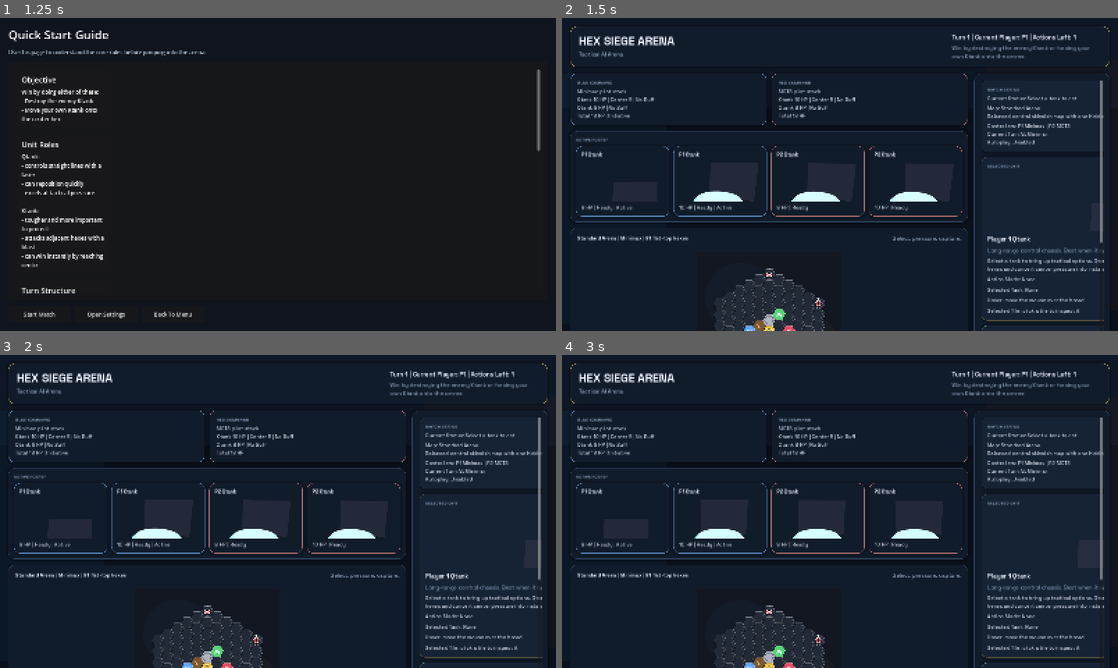
Above: before the commit, frames 1-4 (two rows, left to right).
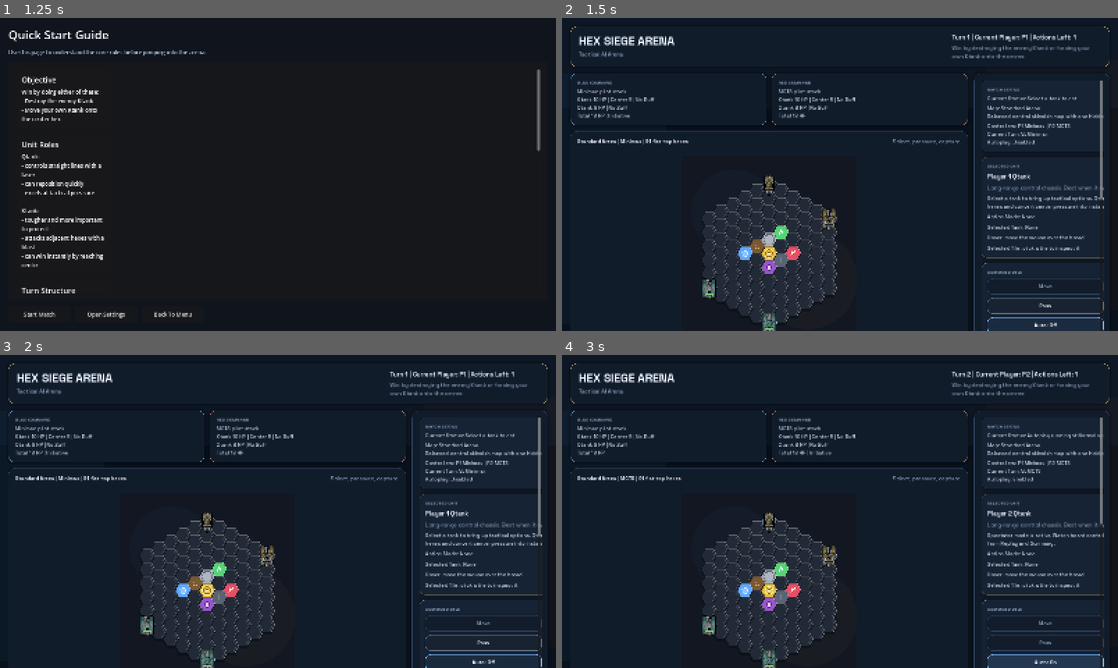
Above: after the commit, the same moments.

Repository: Arvi-Saleque/Hex-Siege-Arena
Game: Godot game, scene res://scenes/boot/boot.tscn
Two runs of this game, one before a commit and one after it. Both use one fixed random seed, a clock stepped at 60 frames per second and the inputs below. Sound files missing from this copy of the repository are replaced by a short silence.
Inputs (mouse positions are in pixels of both pictures, inside the frame that each line leads up to):
- Up to frame 1 (1.25 s): click "Quick Start Guide" at 0.5 s
- Up to frame 2 (1.5 s): click "Start Match" at 1.25 s
- Up to frame 3 (2 s): no input
- Up to frame 4 (3 s): click (1045, 642) at 2 s, where only the run after the commit has a clickable "Pass"; click (1045, 661) at 2.75 s, where only the run after the commit has a clickable "Auto: Off"

Frame 1 is identical in both runs. In frame 2, 8.4% of the frame differs, in the area x 1-98%, y 38-100%; in frame 3, 8.4%; in frame 4, 9.2%, in the area x 1-98%, y 4-100%.

Commit message:
polish: move tank visuals onto board with png sprites

Diff:
--- a/scripts/board/board_debug_view.gd
+++ b/scripts/board/board_debug_view.gd
@@ -6,6 +6,32 @@
 signal cell_clicked(coord_key: String)
 
 const BOARD_FONT := preload("res://assets/fonts/space_grotesk/SpaceGrotesk-SemiBold.ttf")
+const TANK_SPRITES := {
+	"1_0": {
+		"track": preload("res://assets/art/tanks2d/p1_qtrack.png"),
+		"hull": preload("res://assets/art/tanks2d/p1_qhull.png"),
+		"gun": preload("res://assets/art/tanks2d/p1_qgun.png"),
+		"scale": 0.34,
+	},
+	"1_1": {
+		"track": preload("res://assets/art/tanks2d/p1_ktrack.png"),
+		"hull": preload("res://assets/art/tanks2d/p1_khull.png"),
+		"gun": preload("res://assets/art/tanks2d/p1_kgun.png"),
+		"scale": 0.36,
+	},
+	"2_0": {
+		"track": preload("res://assets/art/tanks2d/p2_qtrack.png"),
+		"hull": preload("res://assets/art/tanks2d/p2_qhull.png"),
+		"gun": preload("res://assets/art/tanks2d/p2_qgun.png"),
+		"scale": 0.34,
+	},
+	"2_1": {
+		"track": preload("res://assets/art/tanks2d/p2_ktrack.png"),
+		"hull": preload("res://assets/art/tanks2d/p2_khull.png"),
+		"gun": preload("res://assets/art/tanks2d/p2_kgun.png"),
+		"scale": 0.36,
+	},
+}
 
 const COLOR_BY_TYPE := {
 	GameTypes.CellType.EMPTY: Color("232a37"),
@@ -388,25 +414,26 @@
 		var center: Vector2 = _tile_center(tank_cell) if tank_cell != null else tank.position.to_world_flat(hex_size)
 		var player_color: Color = _player_primary_color(tank.owner_id)
 		var accent_color: Color = _player_accent_color(tank.owner_id)
-		draw_colored_polygon(_ellipse_points(center + Vector2(0, 15), Vector2(18, 8), 20), Color(0.03, 0.05, 0.08, 0.4))
+		draw_colored_polygon(_ellipse_points(center + Vector2(0, 16), Vector2(20, 8), 20), Color(0.03, 0.05, 0.08, 0.4))
 		if tank.owner_id == game_state.current_player:
-			draw_arc(center, 20.0, 0.0, TAU, 40, player_color.lerp(Color.WHITE, 0.2), 2.5, true)
+			draw_arc(center + Vector2(0, 6), 22.0, 0.0, TAU, 40, player_color.lerp(Color.WHITE, 0.2), 2.5, true)
 		if tank.actor_id() == selected_actor_id:
-			draw_circle(center, 19.0, player_color.lerp(Color.WHITE, 0.4))
-		if tank.tank_type == GameTypes.TankType.QTANK:
-			_draw_qtank(center, player_color, accent_color)
-		else:
-			_draw_ktank(center, player_color, accent_color)
+			draw_circle(center + Vector2(0, 6), 20.0, player_color.lerp(Color.WHITE, 0.22))
+		_draw_tank_sprite(center, tank)
 
 		if font != null:
-			var label: String = "Q" if tank.tank_type == GameTypes.TankType.QTANK else "K"
-			draw_string(font, center + Vector2(-9, 26), "%s%d" % [label, tank.owner_id], HORIZONTAL_ALIGNMENT_LEFT, -1.0, 13, Color.WHITE)
-			draw_string(font, center + Vector2(-10, -23), "%d" % tank.hp, HORIZONTAL_ALIGNMENT_LEFT, -1.0, 13, Color("f5f7fb"))
+			draw_string(font, center + Vector2(-10, -27), "%d" % tank.hp, HORIZONTAL_ALIGNMENT_LEFT, -1.0, 13, Color("f5f7fb"))
+			draw_string(font, center + Vector2(-10, 29), "P%d" % tank.owner_id, HORIZONTAL_ALIGNMENT_LEFT, -1.0, 12, accent_color)
 
 		if tank.active_buff != GameTypes.BuffType.NONE:
 			var buff_color: Color = _buff_color(tank.active_buff)
 			draw_circle(center + Vector2(13, -13), 5.0, buff_color)
 			draw_circle(center + Vector2(13, -13), 2.0, Color("10141c"))
+
+		var bar_width: float = 34.0
+		var bar_origin: Vector2 = center + Vector2(-bar_width * 0.5, 24)
+		draw_rect(Rect2(bar_origin, Vector2(bar_width, 5)), Color(0.05, 0.08, 0.12, 0.85))
+		draw_rect(Rect2(bar_origin + Vector2.ONE, Vector2((bar_width - 2.0) * float(tank.hp) / maxf(float(tank.max_hp), 1.0), 3)), Color("70df6e"))
 
 
 func _draw_effects() -> void:
@@ -521,6 +548,37 @@
 			]), Color("c6ffdb"), 2.2, true)
 		_:
 			pass
+
+
+func _draw_tank_sprite(center: Vector2, tank: TankData) -> void:
+	var sprite_set: Dictionary = TANK_SPRITES.get(tank.actor_id(), {})
+	if sprite_set.is_empty():
+		var player_color: Color = _player_primary_color(tank.owner_id)
+		var accent_color: Color = _player_accent_color(tank.owner_id)
+		if tank.tank_type == GameTypes.TankType.QTANK:
+			_draw_qtank(center, player_color, accent_color)
+		else:
+			_draw_ktank(center, player_color, accent_color)
+		return
+
+	var scale_value: float = float(sprite_set.get("scale", 0.34))
+	var track_texture: Texture2D = sprite_set.get("track", null) as Texture2D
+	var hull_texture: Texture2D = sprite_set.get("hull", null) as Texture2D
+	var gun_texture: Texture2D = sprite_set.get("gun", null) as Texture2D
+
+	if track_texture != null:
+		_draw_centered_texture(track_texture, center + Vector2(0, 4), scale_value)
+	if hull_texture != null:
+		_draw_centered_texture(hull_texture, center + Vector2(0, 1), scale_value)
+	if gun_texture != null:
+		_draw_centered_texture(gun_texture, center + Vector2(0, -2), scale_value)
+
+
+func _draw_centered_texture(texture: Texture2D, center: Vector2, scale_value: float) -> void:
+	var texture_size: Vector2 = texture.get_size()
+	var draw_size: Vector2 = texture_size * scale_value
+	var draw_rect_value := Rect2(center - draw_size * 0.5, draw_size)
+	draw_texture_rect(texture, draw_rect_value, false)
 
 
 func _draw_qtank(center: Vector2, player_color: Color, accent_color: Color) -> void:
--- a/scripts/ui/match_root.gd
+++ b/scripts/ui/match_root.gd
@@ -18,17 +18,9 @@
 const COLOR_ATTACK := Color("ff9272")
 const COLOR_P1 := Color("77b8ff")
 const COLOR_P2 := Color("ff8a76")
-const MODEL_PATHS := {
-	"1_0": "res://assets/art/tanks/p1_qtank.glb",
-	"1_1": "res://assets/art/tanks/p1_ktank.glb",
-	"2_0": "res://assets/art/tanks/p2_qtank.glb",
-	"2_1": "res://assets/art/tanks/p2_ktank.glb",
-}
-
 var _game_state: GameState
 var _board_view: BoardDebugView
 var _board_holder: Control
-var _selected_model_view: TankModelView
 var _selected_model_name_label: Label
 var _selected_model_role_label: Label
 var _hover_label: Label
@@ -61,9 +53,6 @@
 var _history_list: ItemList
 var _history_detail_label: Label
 var _autoplay_timer: Timer
-var _roster_panels: Dictionary = {}
-var _roster_model_views: Dictionary = {}
-var _roster_status_labels: Dictionary = {}
 var _action_mode: String = ""
 var _selected_actor_id: String = ""
 var _autoplay_enabled: bool = false
@@ -197,46 +186,6 @@
 	_player_two_label = _make_body_label()
 	p2_vbox.add_child(_player_two_label)
 
-	var roster_shell := _make_panel_card(COLOR_BORDER)
-	left_column.add_child(roster_shell)
-	var roster_shell_margin := _wrap_panel_content(roster_shell, 14, 14)
-	var roster_shell_layout := VBoxContainer.new()
-	roster_shell_layout.add_theme_constant_override("separation", 10)
-	roster_shell_margin.add_child(roster_shell_layout)
-	roster_shell_layout.add_child(_make_section_title("ACTIVE ROSTER"))
-
-	var roster_row := HBoxContainer.new()
-	roster_row.add_theme_constant_override("separation", 12)
-	roster_shell_layout.add_child(roster_row)
-
-	for actor_id: String in ["1_0", "1_1", "2_0", "2_1"]:
-		var roster_card := _make_panel_card(_accent_for_actor(actor_id))
-		roster_card.size_flags_horizontal = Control.SIZE_EXPAND_FILL
-		roster_row.add_child(roster_card)
-		_roster_panels[actor_id] = roster_card
-
-		var roster_margin := _wrap_panel_content(roster_card, 14, 14)
-		var roster_layout := VBoxContainer.new()
-		roster_layout.add_theme_constant_override("separation", 8)
-		roster_margin.add_child(roster_layout)
-
-		var roster_title := Label.new()
-		roster_title.text = _roster_title(actor_id)
-		roster_title.add_theme_font_override("font", FONT_SEMIBOLD)
-		roster_title.add_theme_font_size_override("font_size", 14)
-		roster_layout.add_child(roster_title)
-
-		var model_view := TankModelView.new()
-		model_view.custom_minimum_size = Vector2(0, 116)
-		model_view.set_accent_color(_accent_for_actor(actor_id))
-		model_view.set_model_asset(_model_path_for_actor(actor_id))
-		roster_layout.add_child(model_view)
-		_roster_model_views[actor_id] = model_view
-
-		var roster_status := _make_body_label()
-		roster_layout.add_child(roster_status)
-		_roster_status_labels[actor_id] = roster_status
-
 	var board_panel := _make_panel_card(COLOR_BORDER)
 	board_panel.size_flags_horizontal = Control.SIZE_EXPAND_FILL
 	board_panel.size_flags_vertical = Control.SIZE_EXPAND_FILL
@@ -269,7 +218,7 @@
 	_board_holder.size_flags_horizontal = Control.SIZE_EXPAND_FILL
 	_board_holder.size_flags_vertical = Control.SIZE_EXPAND_FILL
 	_board_holder.clip_contents = true
-	_board_holder.custom_minimum_size = Vector2(720, 460)
+	_board_holder.custom_minimum_size = Vector2(720, 560)
 	_board_holder.resized.connect(_on_board_holder_resized)
 	board_layout.add_child(_board_holder)
 
@@ -318,10 +267,6 @@
 	selected_layout.add_theme_constant_override("separation", 10)
 	selected_margin.add_child(selected_layout)
 	selected_layout.add_child(_make_section_title("SELECTED UNIT"))
-
-	_selected_model_view = TankModelView.new()
-	_selected_model_view.custom_minimum_size = Vector2(0, 170)
-	selected_layout.add_child(_selected_model_view)
 
 	_selected_model_name_label = Label.new()
 	_selected_model_name_label.add_theme_font_override("font", FONT_SEMIBOLD)
@@ -604,28 +549,6 @@
 	style.content_margin_right = 14.0
 	style.content_margin_bottom = 10.0
 	return style
-
-
-func _accent_for_actor(actor_id: String) -> Color:
-	return COLOR_P1 if actor_id.begins_with("1_") else COLOR_P2
-
-
-func _model_path_for_actor(actor_id: String) -> String:
-	return str(MODEL_PATHS.get(actor_id, ""))
-
-
-func _roster_title(actor_id: String) -> String:
-	match actor_id:
-		"1_0":
-			return "P1 Qtank"
-		"1_1":
-			return "P1 Ktank"
-		"2_0":
-			return "P2 Qtank"
-		"2_1":
-			return "P2 Ktank"
-		_:
-			return actor_id
 
 
 func _refresh_view() -> void:
@@ -668,7 +591,7 @@
 	_board_view.set_selected_actor(_selected_actor_id)
 	_board_view.set_action_mode(_action_mode)
 	_board_view.set_highlighted_cells(_build_highlight_map())
-	_refresh_tank_showcases()
+	_refresh_selected_unit_panel()
 	_recenter_board_view()
 	_refresh_event_log()
 	_refresh_history_panel()
@@ -707,40 +630,15 @@
 	_event_log.text = "\n".join(lines) if not lines.is_empty() else "Event Log: no actions taken yet."
 
 
-func _refresh_tank_showcases() -> void:
-	for actor_id: String in _roster_status_labels.keys():
-		var roster_label: Label = _roster_status_labels[actor_id]
-		var roster_panel: PanelContainer = _roster_panels.get(actor_id) as PanelContainer
-		var tank: TankData = _game_state.get_tank(actor_id)
-		if roster_label == null or roster_panel == null:
-			continue
-
-		var accent: Color = _accent_for_actor(actor_id)
-		var fill_color: Color = COLOR_SURFACE if tank != null and tank.is_alive() else COLOR_SURFACE.darkened(0.18)
-		roster_panel.add_theme_stylebox_override("panel", _panel_style(accent if actor_id != _selected_actor_id else COLOR_GOLD, fill_color))
-
-		if tank == null:
-			roster_label.text = "Destroyed"
-			continue
-
-		var alive_state: String = "Ready" if tank.is_alive() else "Destroyed"
-		roster_label.text = "%s HP | %s%s" % [
-			tank.hp,
-			alive_state,
-			" | Active" if tank.owner_id == _game_state.current_player else "",
-		]
-
+func _refresh_selected_unit_panel() -> void:
 	var focus_tank: TankData = _current_focus_tank()
 	if focus_tank == null:
 		_selected_model_name_label.text = "No active selection"
 		_selected_model_role_label.text = "Choose a unit or inspect the active player."
-		_selected_model_view.set_model_asset("")
 		return
 
 	_selected_model_name_label.text = _unit_card_name(focus_tank)
 	_selected_model_role_label.text = _unit_role_text(focus_tank)
-	_selected_model_view.set_accent_color(COLOR_P1 if focus_tank.owner_id == 1 else COLOR_P2)
-	_selected_model_view.set_model_asset(_model_path_for_actor(focus_tank.actor_id()))
 
 
 func _format_event(event_item: GameEvent) -> String:
Binary file added: assets/art/tanks2d/p1_kgun.png
Binary file added: assets/art/tanks2d/p1_khull.png
Binary file added: assets/art/tanks2d/p1_ktrack.png
Binary file added: assets/art/tanks2d/p1_qgun.png
Binary file added: assets/art/tanks2d/p1_qhull.png
Binary file added: assets/art/tanks2d/p1_qtrack.png
Binary file added: assets/art/tanks2d/p2_kgun.png
Binary file added: assets/art/tanks2d/p2_khull.png
Binary file added: assets/art/tanks2d/p2_ktrack.png
Binary file added: assets/art/tanks2d/p2_qgun.png
Binary file added: assets/art/tanks2d/p2_qhull.png
Binary file added: assets/art/tanks2d/p2_qtrack.png
(and 1 more such lines)
